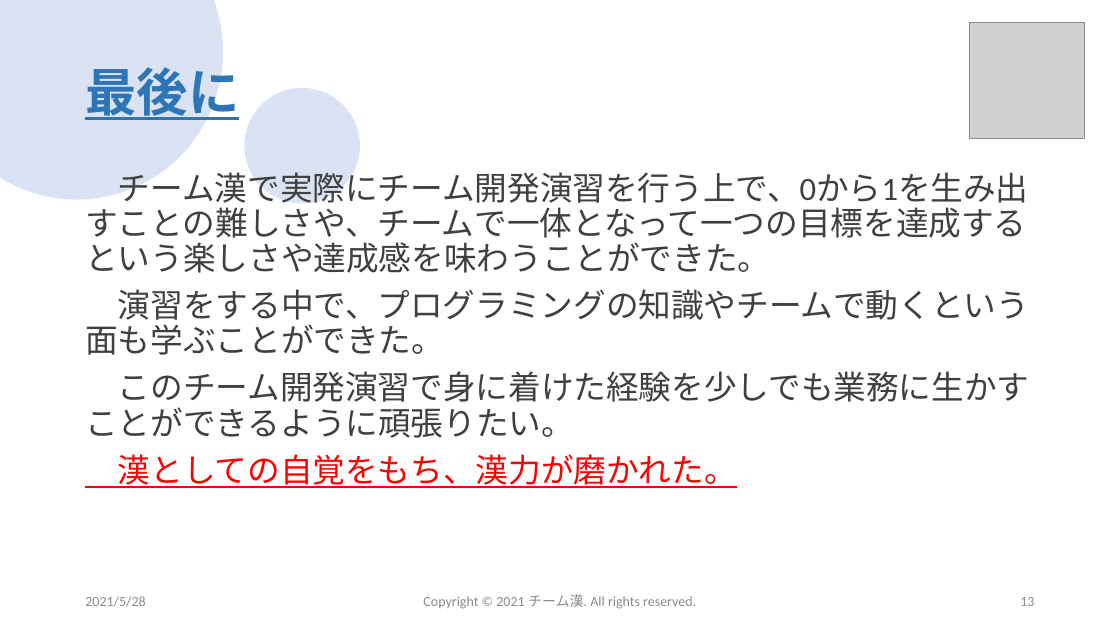
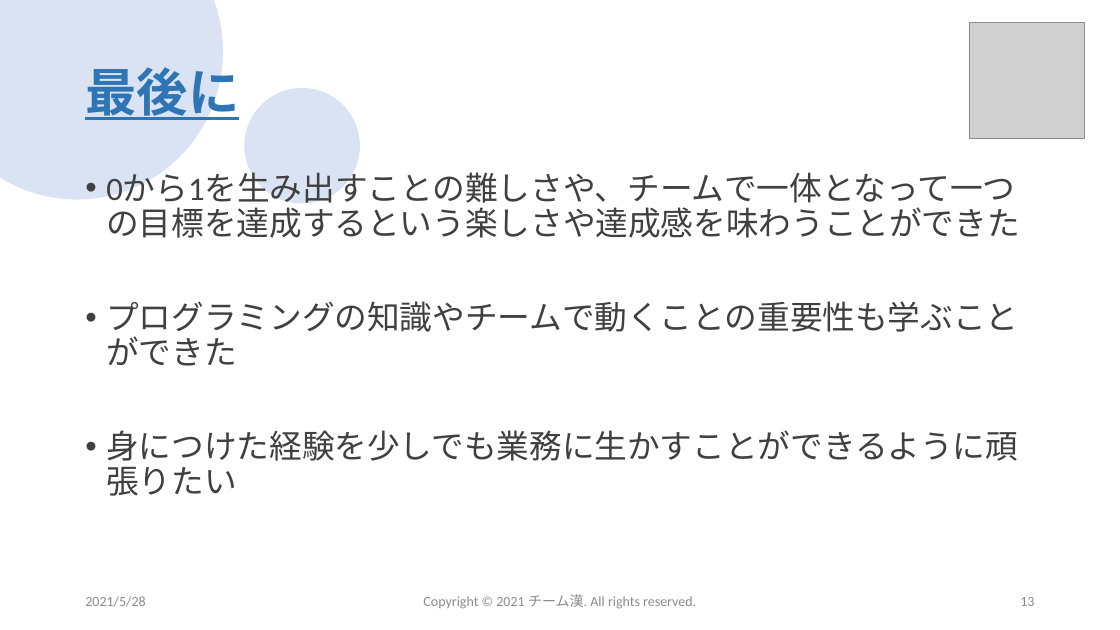
Before and after one commit to sss-sr2021/GUYS, a slide deck: slide 13 of 提出物/チーム漢_成果発表会プレゼン資料.pptx. Drawn at 1120x630 pixels with LibreOffice and Linux fonts; fonts in the diff are those of the drawing; grey boxes stand for pictures; background and template pictures are left out. Boxes give left, top, right and bottom in pixels: in the first picture for what was removed or moved away, otherwise in the second. Text is boxed around its words. In the diff, an @@ line names an element or a change of style, - is before the commit and + after.

```diff
--- a/提出物/チーム漢_成果発表会プレゼン資料.pptx
+++ b/提出物/チーム漢_成果発表会プレゼン資料.pptx
@@ text at (106,173,1019,496): text changed @@
-チーム漢で実際にチーム開発演習を行う上で、0から1を生み出すことの難しさや、チームで一体となって一つの目標を達成するという楽しさや達成感を味わうことができた。
-演習をする中で、プログラミングの知識やチームで動くという面も学ぶことができた。
-このチーム開発演習で身に着けた経験を少しでも業務に生かすことができるように頑張りたい。
-漢としての自覚をもち、漢力が磨かれた。
+• 0から1を生み出すことの難しさや、チームで一体となって一つの目標を達成するという楽しさや達成感を味わうことができた
+• プログラミングの知識やチームで動くことの重要性も学ぶことができた
+• 身につけた経験を少しでも業務に生かすことができるように頑張りたい
```
Also in this commit, not shown: 4 other slides changed.
